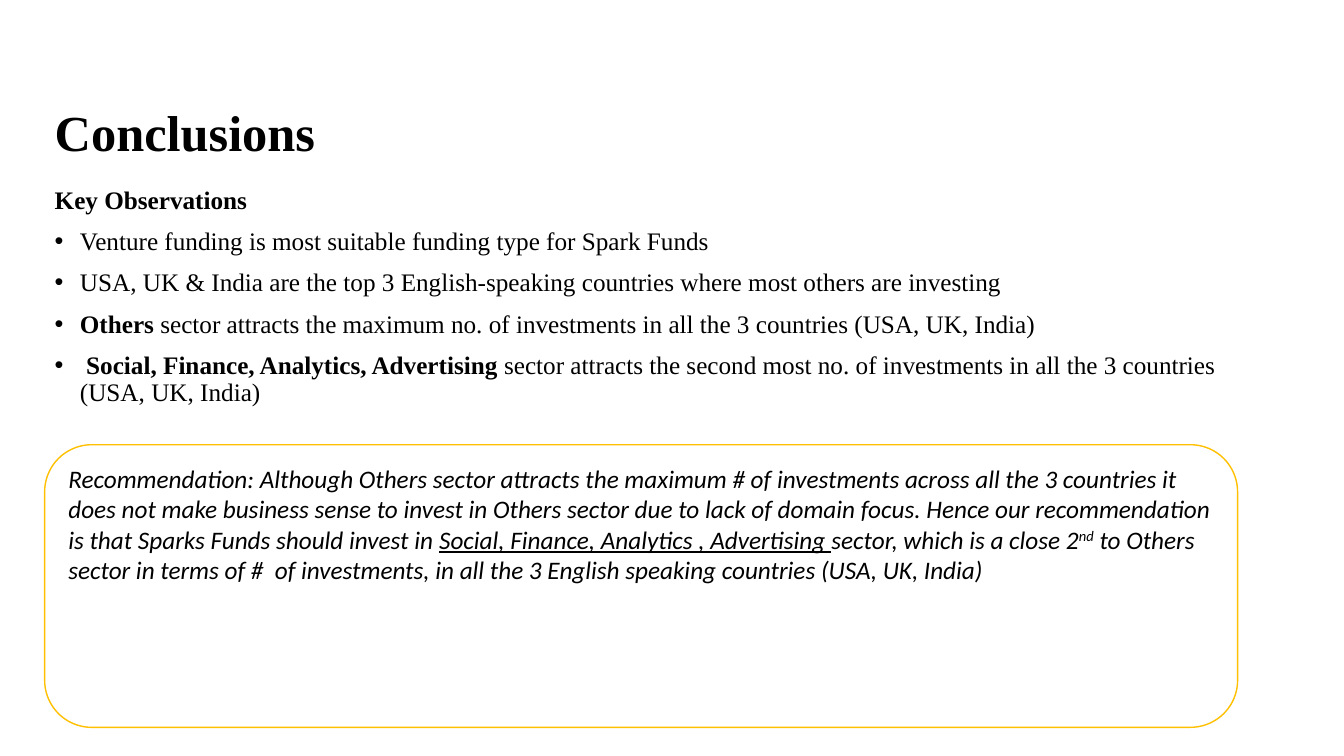
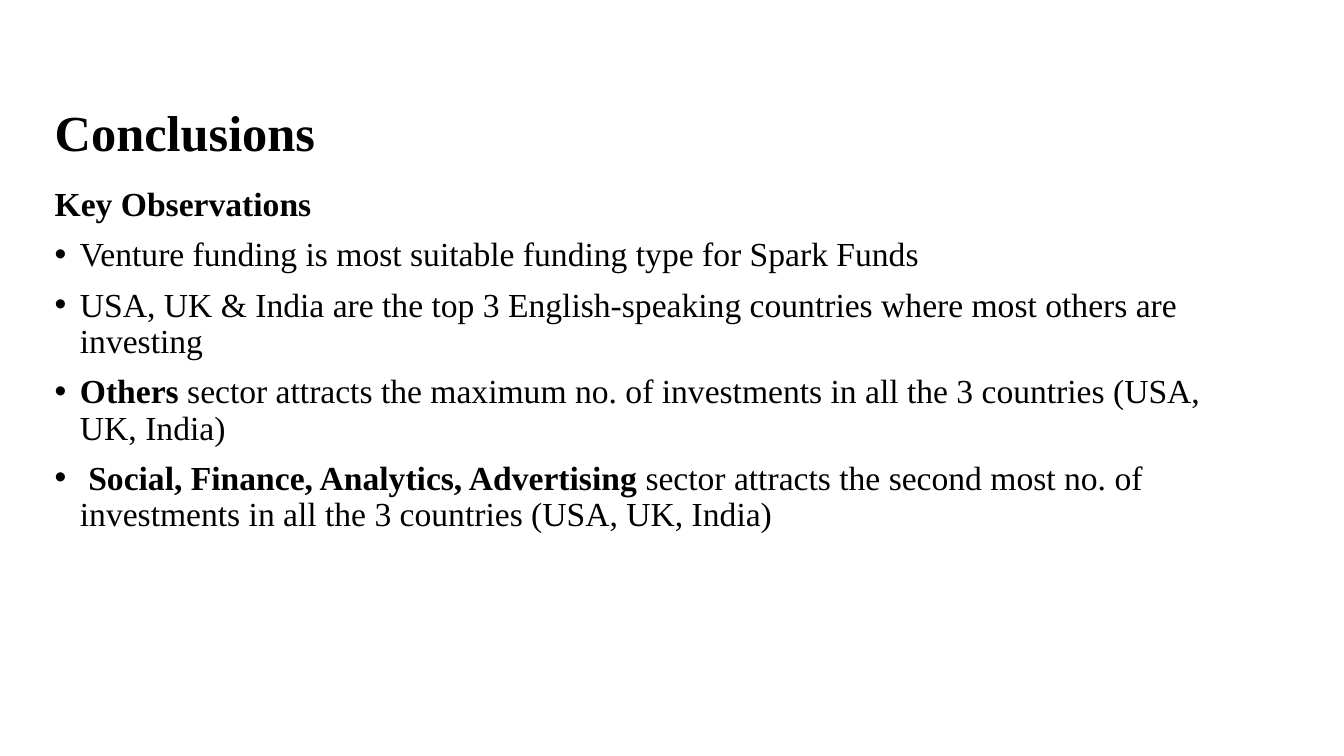
Before and after one commit to Nanditha-G-N/Machine-Learning-Case-Studies, a slide deck: slide 12 of Spark Funds Presentation.pptx. Drawn at 1344x756 pixels with LibreOffice and Linux fonts; fonts in the diff are those of the drawing; background and template pictures are left out. Boxes give left, top, right and bottom in pixels: in the first picture for what was removed or moved away, otherwise in the second. Text is boxed around its words. In the diff, an @@ line names an element or a change of style, - is before the commit and + after.

```diff
--- a/Spark Funds Presentation.pptx
+++ b/Spark Funds Presentation.pptx
@@ text "Key Observations" at <box>55,192,1200,533</box>: size 18 to 24 pt @@
@@ rounded rectangle removed at <box>44,445,1238,727</box> @@
-Recommendation: Although Others sector attracts the maximum # of investments across all the 3 countries it does not make business sense to invest in Others sector due to lack of domain focus. Hence our recommendation is that Sparks Funds should invest in Social, Finance, Analytics , Advertising sector, which is a close 2nd to Others sector in terms of # of investments, in all the 3 English speaking countries (USA, UK, India)
```
Also in this commit, not shown: 5 other slides changed, 2 slides added, 1 slide removed, 2 other files.
